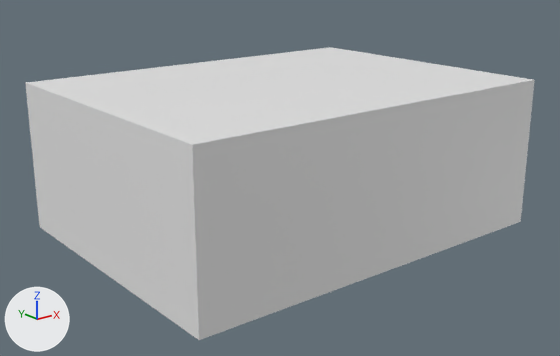
The glTF model Model3d/glb/C04-01153A.glb as it was, and as the next commit left it.
The view is the same before and after, from a camera (50 mm lens) standing at (-0.0011, -0.00176, 0.00115) and looking at (0.00076, 0.00056, 0.00022). Arrows for +X, +Y and +Z are at lower left; the lights stay in place. The picture after the commit comes second. Where no turn or scale is listed for an object, it has been applied to the vertices. Vertices at exactly the same position are counted once.

Names of what the first picture shows: 'OpenSCAD Model'.
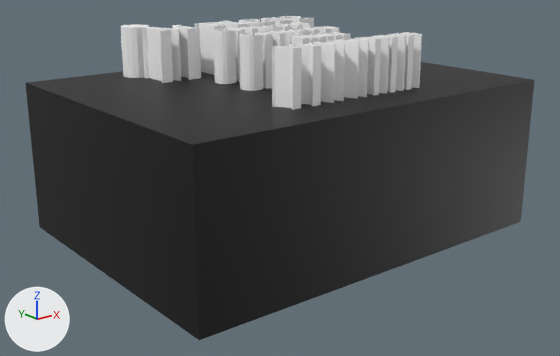
What changed in the scene script:
```text
Add mat_color_1:
    mat_color_1 = principled_material('Color 1')
    mat_color_1.base_color = (0.0, 0.0, 0.0)  # black #000000
Add mat_color_2:
    mat_color_2 = principled_material('Color 2')
    mat_color_2.base_color = (1.0, 1.0, 1.0)  # white #ffffff
Change me_openscad_model:
    used by ob_openscad_model
    remove me_openscad_model.from_pydata(...)  # 8 vertices, 12 faces; spans x 0.0..0.0016, y 0.0..0.0012, z 0.0..0.0006
    add me_openscad_model.from_pydata(...)  # 1506 vertices, 3008 faces; spans x 0.0..0.0016, y 0.0..0.0012, z 0.0..0.0008
    me_openscad_model part 1: 1498 vertices added at x 0.00036..0.00118, y 0.00017..0.00113, z 0.0006..0.0008
    me_openscad_model part 2: 10 faces spanning x 0.0..0.0016, y 0.0..0.0012, z 0.0..0.0006 switch from no material to mat_color_1 (black #000000)
    add me_openscad_model.materials.append(mat_color_2)  # white #ffffff
```

Changed parts and their boxes (x1, y1, x2, y2) in the pictures (560 x 356 px):
'OpenSCAD Model', reshaped (11% taller)
    before: (25, 47, 535, 340)
    after: (25, 16, 535, 340)
part 1 of me_openscad_model, added
    after: (27, 16, 533, 145)
part 2 of me_openscad_model, recoloured (white to black)
    both: (25, 80, 535, 340)
